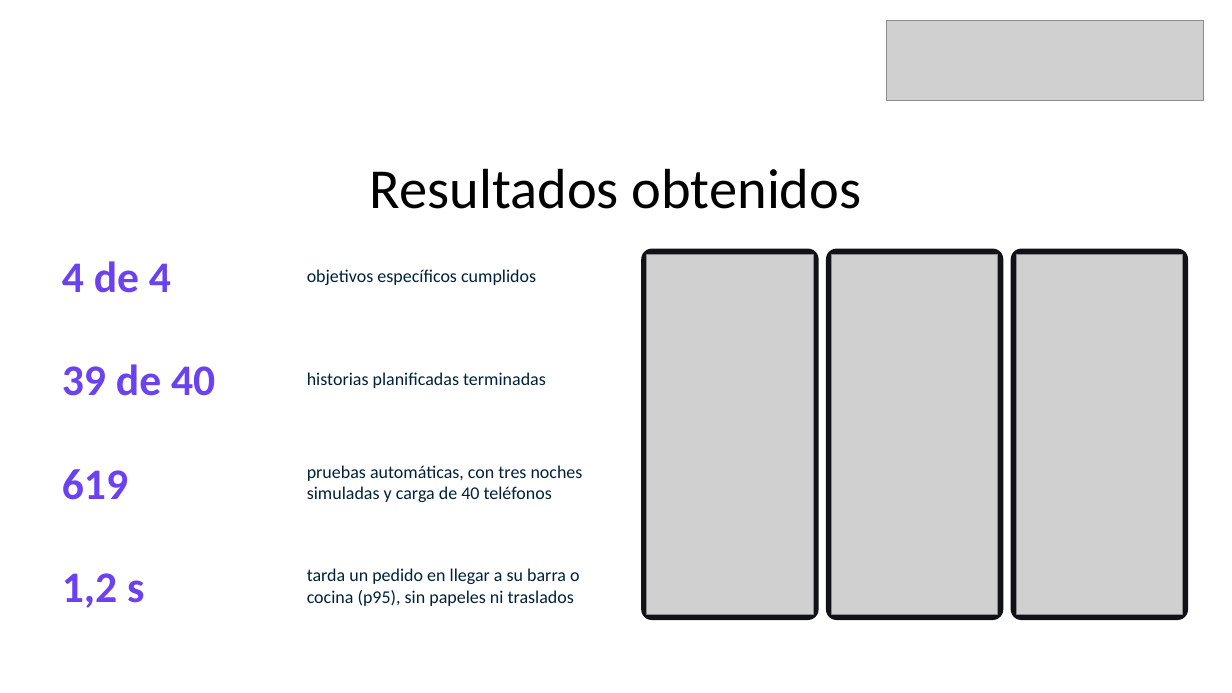
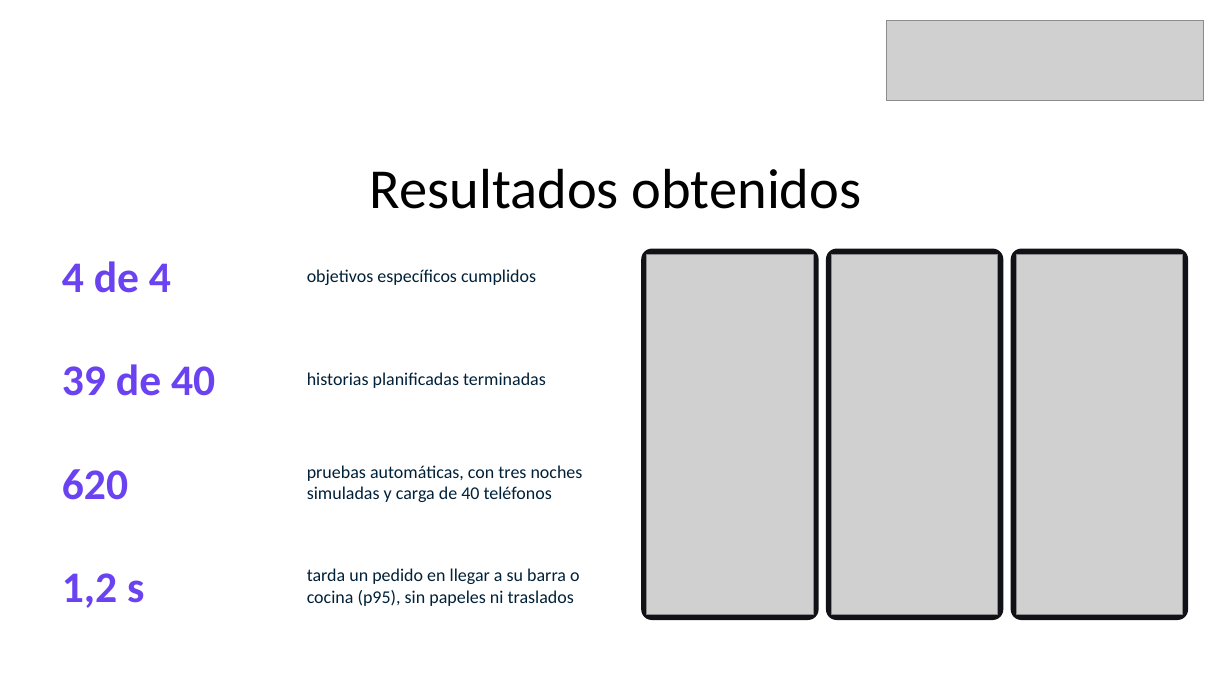
Before and after one commit to MiguelGaticaBestNick123/gesnoc, a slide deck: slide 13 of Fase 2/Evidencias proyecto/Presentación Proyecto.pptx. Drawn at 1232x693 pixels with LibreOffice and Linux fonts; fonts in the diff are those of the drawing; grey boxes stand for pictures. Boxes give left, top, right and bottom in pixels: in the first picture for what was removed or moved away, otherwise in the second. Text is boxed around its words. In the diff, an @@ line names an element or a change of style, - is before the commit and + after.

Commit message:
ppt ajustada

```diff
--- a/Fase 2/Evidencias proyecto/Presentación Proyecto.pptx
+++ b/Fase 2/Evidencias proyecto/Presentación Proyecto.pptx
@@ text at box(62, 469, 128, 500): text changed @@
-619
+620
```
